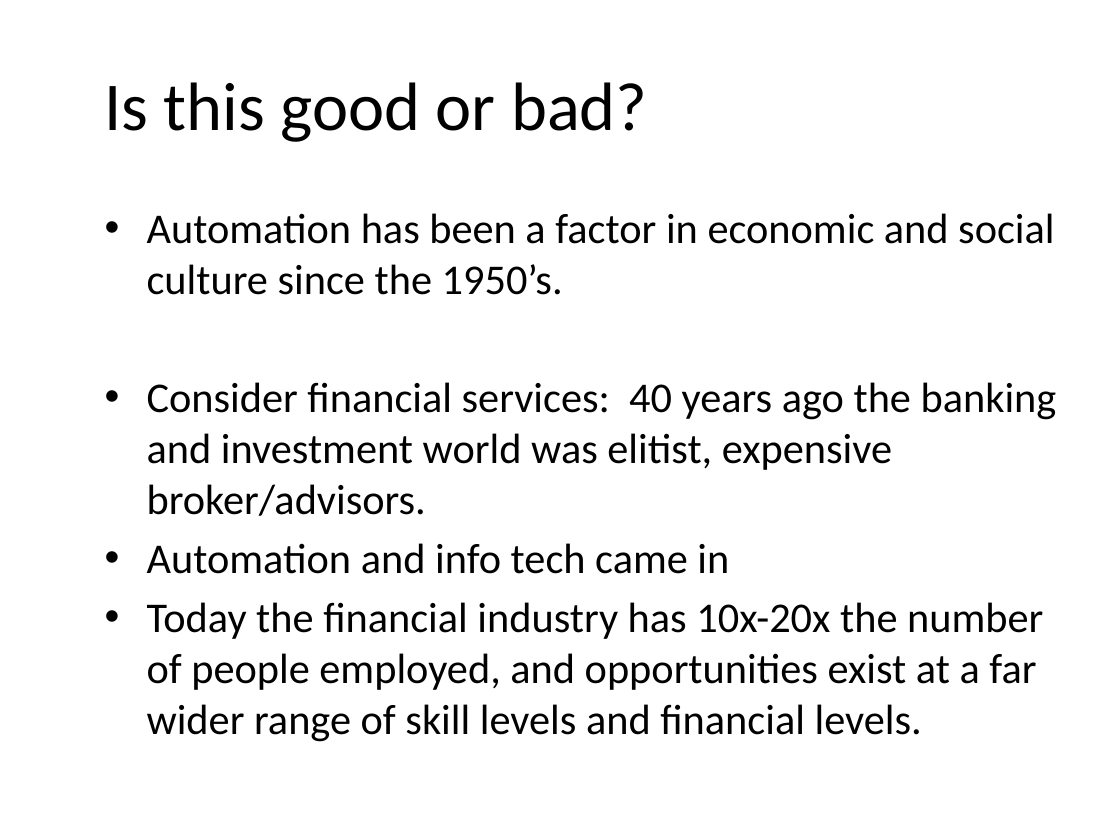
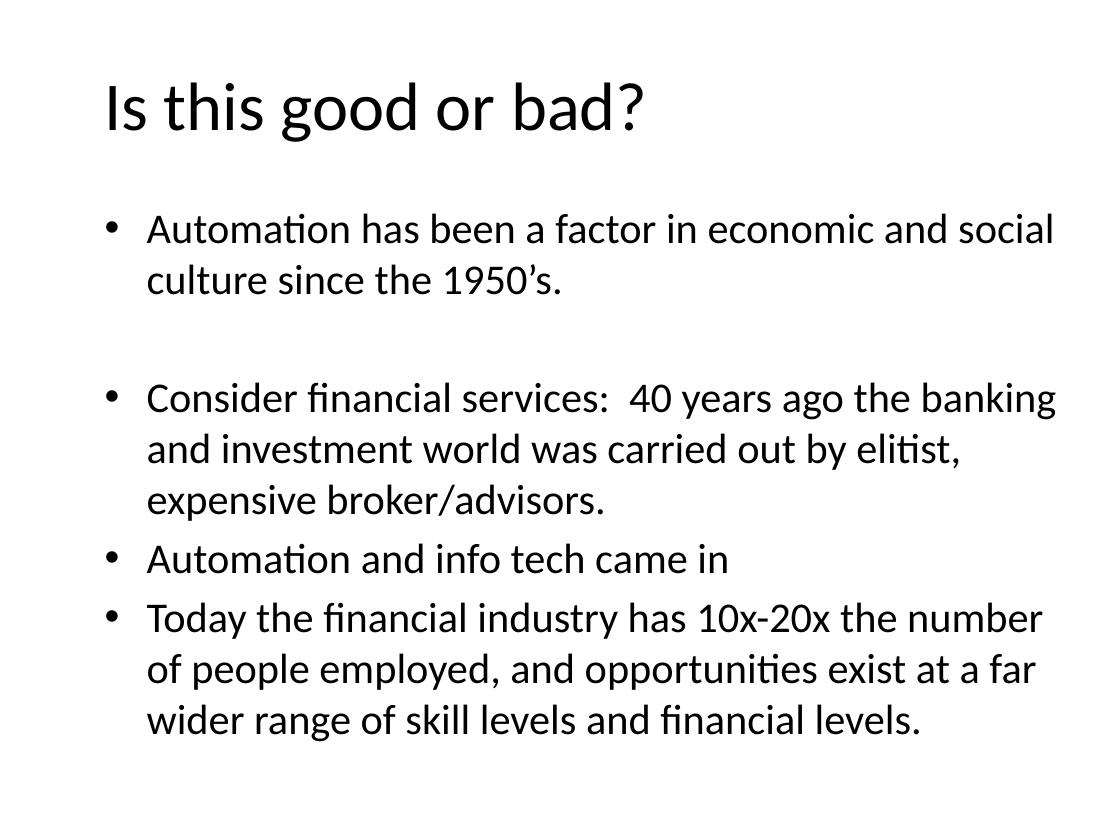
Before and after one commit to JeffRisberg/PythonNotebooksForAI, a slide deck: slide 13 of Documents/10-Introduction.pptx. Drawn at 1120x840 pixels with LibreOffice and Linux fonts; fonts in the diff are those of the drawing; background and template pictures are left out. Boxes give left, top, right and bottom in pixels: in the first picture for what was removed or moved away, otherwise in the second. Text is boxed around its words. In the diff, an @@ line names an element or a change of style, - is before the commit and + after.

```diff
--- a/Documents/10-Introduction.pptx
+++ b/Documents/10-Introduction.pptx
@@ text at (147,382,1057,521): text changed @@
-• Consider financial services: 40 years ago the banking and investment world was elitist, expensive broker/advisors.
+• Consider financial services: 40 years ago the banking and investment world was carried out by elitist, expensive broker/advisors.
```
Also in this commit, not shown: 11 other slides changed, 5 other files.
